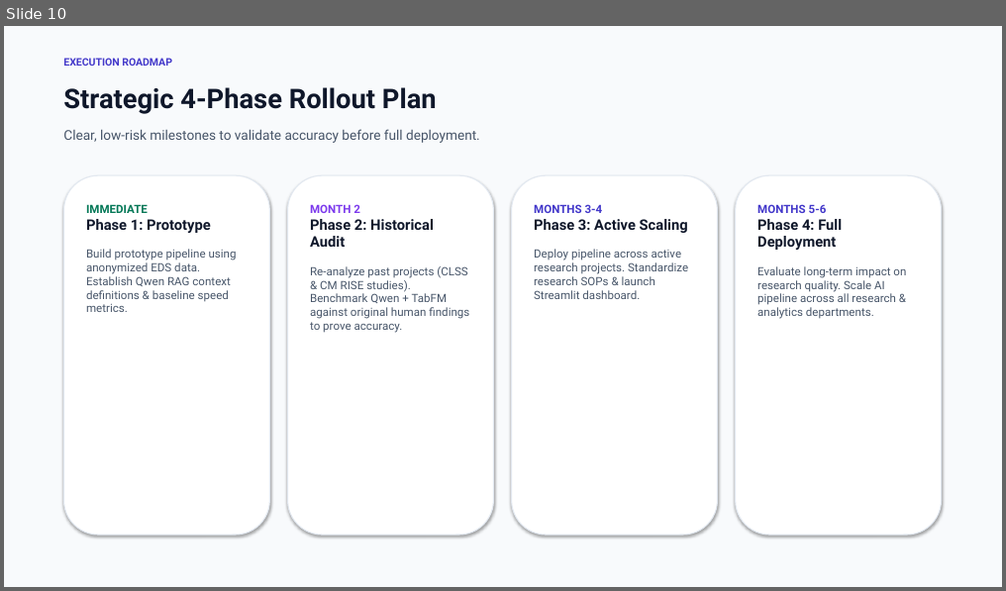
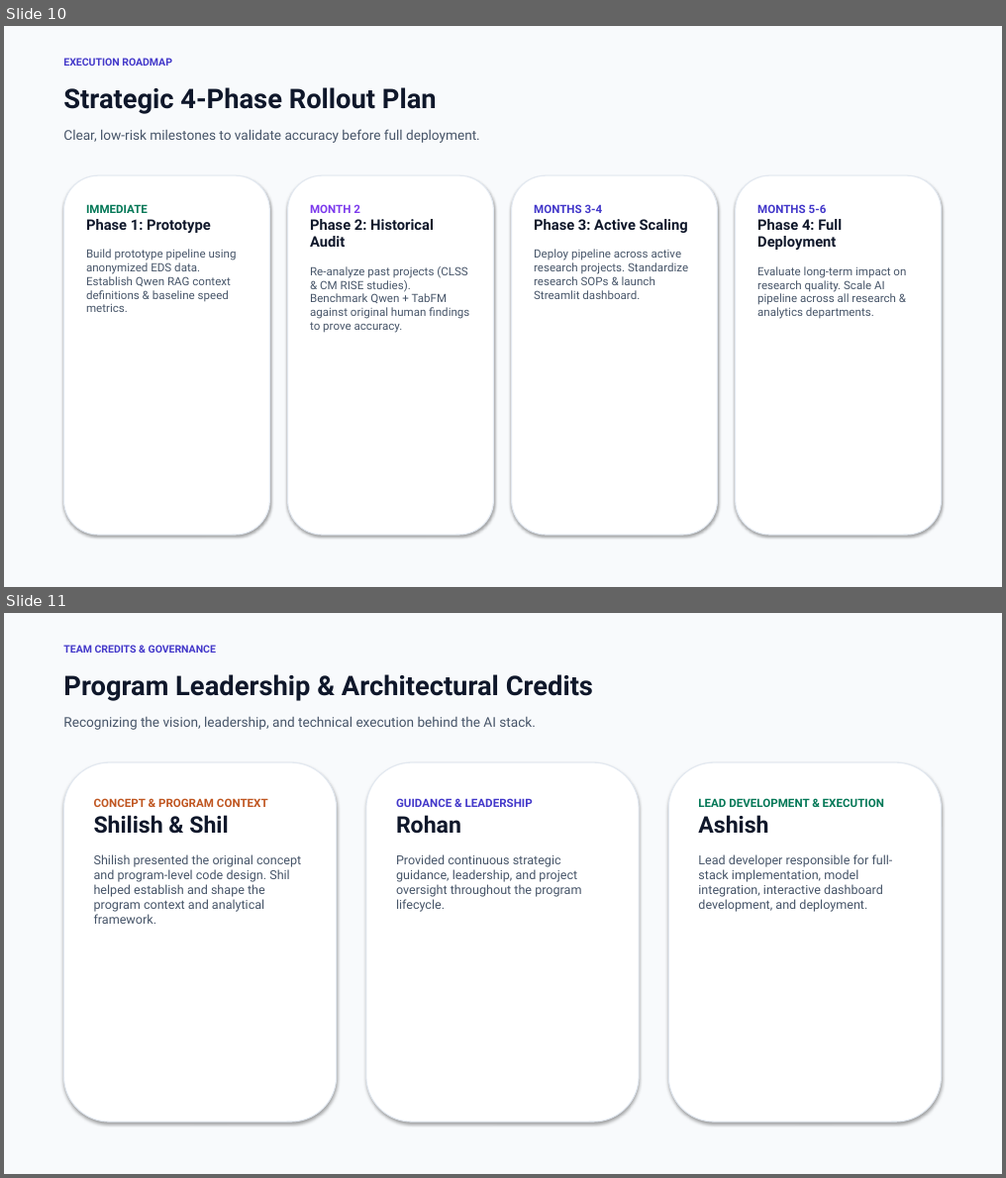
Before and after one commit to ashishghanghoriya1-png/ai-research-analytics-briefing, a slide deck: AI_Research_Analytics_Executive_Briefing.pptx. Shown one above the other, each under a label of ours: slide 10 before the commit, slides 10 and 11 after it. The pictures are 1006x591 and 1006x1178 pixels, drawn with LibreOffice and Linux fonts; fonts in the diff are those of the drawing. Boxes give left, top, right and bottom in pixels: in the first picture for what was removed or moved away, otherwise in the second. Text is boxed around its words. In the diff, an @@ line names an element or a change of style, - is before the commit and + after.

Commit message:
Add-Team-Leadership-Credits

```diff
--- a/AI_Research_Analytics_Executive_Briefing.pptx
+++ b/AI_Research_Analytics_Executive_Briefing.pptx
@@ slide 11 added at (4,613,1002,1174), background #F8FAFC @@
@@ text added at (63,645,216,653), 10 pt, text #4338CA, bold @@
+TEAM CREDITS & GOVERNANCE
@@ text added at (63,674,593,701), 26 pt, text #0F172A, bold @@
+Program Leadership & Architectural Credits
@@ text added at (63,716,536,730), 13 pt, text #475569 @@
+Recognizing the vision, leadership, and technical execution behind the AI stack.
@@ rounded rectangle added at (63,762,337,1122), fill #FFFFFF, outline #E2E8F0 1 pt @@
@@ rounded rectangle added at (366,762,639,1122), fill #FFFFFF, outline #E2E8F0 1 pt @@
@@ rounded rectangle added at (668,762,942,1122), fill #FFFFFF, outline #E2E8F0 1 pt @@
@@ text added at (94,798,301,924), 12 pt, text #475569 @@
+CONCEPT & PROGRAM CONTEXT
+Shilish & Shil
+Shilish presented the original concept and program-level code design. Shil helped establish and shape the program context and analytical framework.
@@ text added at (396,798,581,912), 12 pt, text #475569 @@
+GUIDANCE & LEADERSHIP
+Rohan
+Provided continuous strategic guidance, leadership, and project oversight throughout the program lifecycle.
@@ text added at (698,798,893,912), 12 pt, text #475569 @@
+LEAD DEVELOPMENT & EXECUTION
+Ashish
+Lead developer responsible for full-stack implementation, model integration, interactive dashboard development, and deployment.
```
Also in this commit, not shown: 5 other files.
